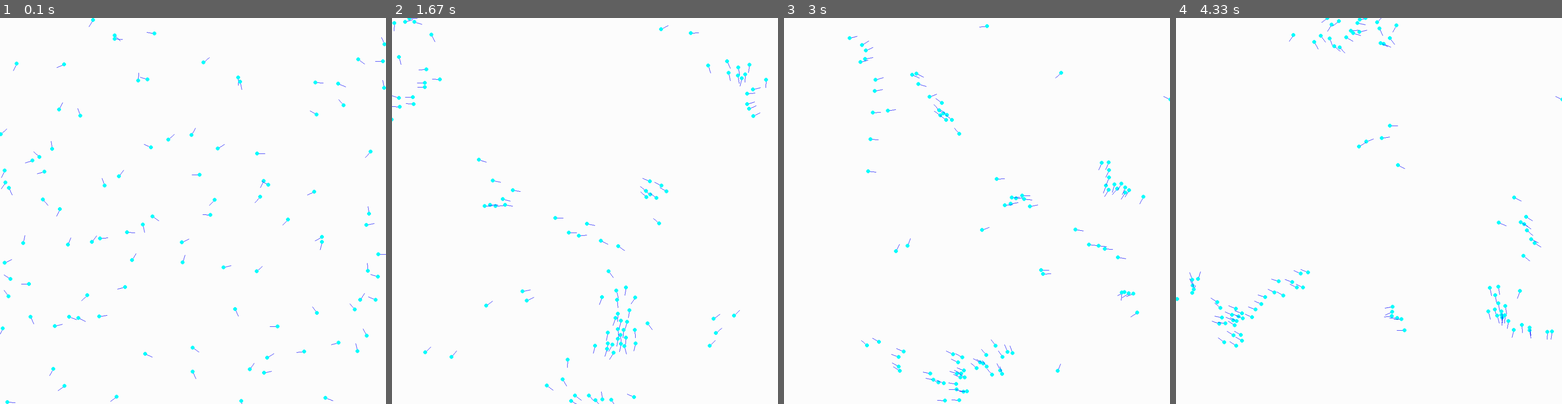
Above: before the commit, frames 1-4 (left to right).
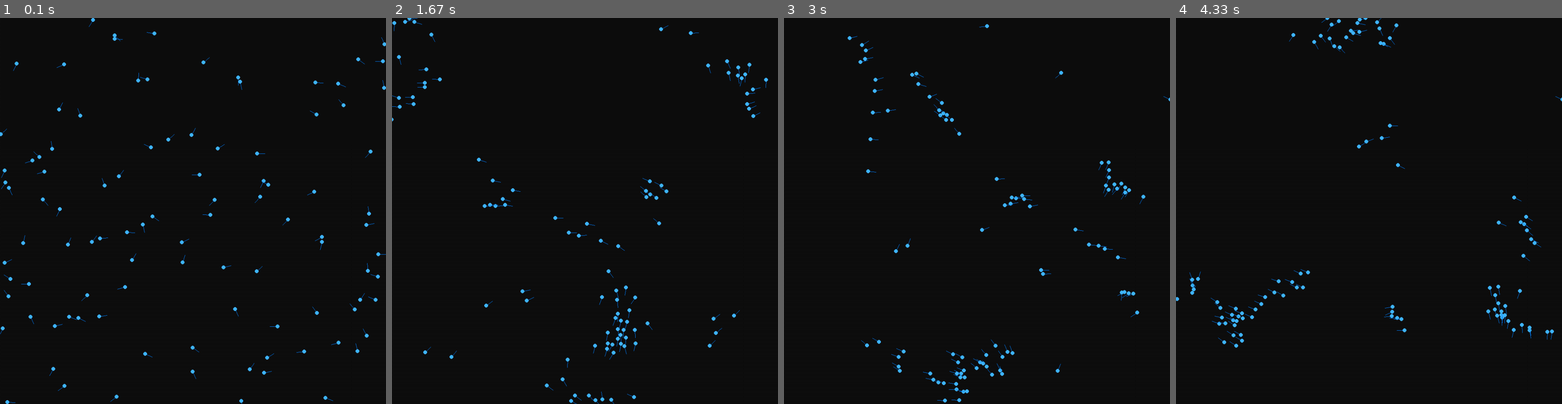
Above: after the commit, the same moments.

Repository: JacobHutch/Sketches
Game: pygame game, started from 2021-01-06-Boids/BoidsTest.py
Same seed, same stepped clock (60 frames per second), same inputs: the game is played once before the commit and once after it.
Inputs:
- Up to frame 1 (0.1 s): no input
- Up to frame 2 (1.67 s): no input
- Up to frame 3 (3 s): no input
- Up to frame 4 (4.33 s): no input

The runs differ from the first frame. In frame 1, 100% of the frame differs, in the area x 0-100%, y 0-100%; in frame 2, 100%; in frame 3, 100%; in frame 4, 100%.

Commit message:
Yearly update
+ Added ColorWheel
+ Added Shrimp

Diff:
--- a/2021-01-06-Boids/BoidsTest.py
+++ b/2021-01-06-Boids/BoidsTest.py
@@ -164,13 +164,13 @@
             if not self.running:
                 break
 
-            self.window.fill("white")
+            self.window.fill("#0f0f0f")
 
             #boid update
             self.system.updateBoids()
             for boid in self.system.boids:
-                pygame.draw.line(self.window,(0,0,255),boid.position,((math.cos(math.radians(boid.angle)) * self.system.length) + boid.position[0],(math.sin(math.radians(boid.angle)) * self.system.length) + boid.position[1]))
-                pygame.draw.circle(self.window,(0,255,255),boid.position,5)
+                pygame.draw.line(self.window,(0,127,255),boid.position,((math.cos(math.radians(boid.angle)) * self.system.length) + boid.position[0],(math.sin(math.radians(boid.angle)) * self.system.length) + boid.position[1]))
+                pygame.draw.circle(self.window,(64,183,255),boid.position,5)
             pygame.display.flip()
             self.clock.tick(self.tick)
 
--- /dev/null
+++ b/2023-03-02-ColorWheel/Main.py
@@ -0,0 +1,118 @@
+import pygame, math
+
+class App:
+    def __init__(self,title,winSize,baseColor,colorCount):
+        self.title = title
+        self.winSize = winSize
+        self.winX = winSize[0]
+        self.winY = winSize[1]
+        self.baseColor = baseColor
+        self.colorCount = colorCount
+
+        self.xHalf = self.winSize[0] // 2
+        self.yHalf = self.winSize[1] // 2
+        self.center = (self.xHalf,self.yHalf)
+        self.maxRadius = 300
+        self.arcLen = 2 * math.pi / self.colorCount
+        self.arcOffset = -(math.pi / 2)
+
+        self.colors = self.calculateColors()
+        self.circles = self.genCircles()
+        self.startPygame()
+
+
+
+    def calculateColors(self):
+        colors = []
+        colors.append(self.baseColor)
+
+        r,g,b = self.baseColor
+        luminosity = max(r,g,b)
+        self.saturation = (max(r,g,b) - min(r,g,b))/255
+        self.radius = self.maxRadius * self.saturation
+
+        for i in range(1,self.colorCount):
+            pass
+        return colors
+
+
+
+    def rgbToHue(self,color):
+        hue = 0.0
+        rf = color[0] / 255
+        gf = color[1] / 255
+        bf = color[2] / 255
+
+        maxC = max(rf,gf,bf)
+
+        return hue
+
+
+
+    def hueToRgb(self,hue):
+        color = (0,0,0)
+        return color
+
+
+
+    def genCircles(self):
+        circles = []
+        for i in range(0,self.colorCount):
+            x = self.radius * math.cos((self.arcLen * i) + self.arcOffset)
+            y = self.radius * math.sin((self.arcLen * i) + self.arcOffset)
+
+            x += self.xHalf
+            y += self.yHalf
+
+            circles.append((x,y))
+        return circles
+
+
+
+    def clamp(self,num,mn,mx):
+        test = min(mx,max(mn,num))
+        return test
+
+
+
+    def startPygame(self):
+        self.window = pygame.display.set_mode(self.winSize)
+        pygame.display.set_caption(self.title)
+        self.running = True
+        self.clock = pygame.time.Clock()
+
+        pygame.init()
+        self.mainloop()
+
+
+
+    def mainloop(self):
+        while self.running:
+            #keyboard processing
+            keys = pygame.key.get_pressed()
+            if keys[pygame.K_q]:
+                pygame.event.post(pygame.event.Event(pygame.QUIT))
+
+            #event processing
+            for event in pygame.event.get():
+                if event.type == pygame.QUIT:
+                    pygame.quit()
+                    self.running = False
+
+            if not self.running:
+                break
+
+            self.window.fill((192,192,192))
+
+            for i in range(self.colorCount):
+                pygame.draw.circle(self.window,(0,0,0),self.circles[i],30)
+
+            pygame.display.flip()
+            self.clock.tick(60)
+
+
+
+
+
+kopts = {"title":"Colors","winSize":(1500,800),"baseColor":(0,255,255),"colorCount":7}
+app = App(**kopts)
--- /dev/null
+++ b/2023-12-26-Shrimp/shrimp.py
@@ -0,0 +1,321 @@
+import math,random
+
+
+
+COLOR_DICT = {0:"pink",1:"red",2:"orange",3:"yellow",4:"green",5:"blue",6:"purple"}
+
+
+
+def clamp(val,mn,mx):
+    return min(max(val,mn),mx)
+
+
+
+
+
+class Card():
+    def __init__(self,colors):
+        self.colors = colors
+        self.color = self.colors[0]
+        self.uColors = self.colors[1:]
+        random.shuffle(self.colors)
+
+
+
+    def print(self):
+        for c in self.colors:
+            print(COLOR_DICT[c]+" ", end="")
+        print()
+
+
+
+    def printShort(self):
+        print(COLOR_DICT[self.color])
+
+
+
+
+
+class Player():
+    def __init__(self,pid,ai,hand,players,victoryCount,playerMap):
+        self.pid = pid
+        self.ai = ai
+        self.hand = hand
+        self.scoreCount = 0
+        self.victory = False
+        self.players = players
+        self.victoryCount = victoryCount
+        self.playerMap = playerMap
+
+
+
+    def print(self):
+        print("player "+str(self.pid)+", score: "+str(self.scoreCount))
+        for c in self.hand:
+            c.printShort()
+        if len(self.hand) == 0:
+            print("no cards")
+        print()
+
+
+
+    def scanHand(self,color):
+        count = 0
+        for c in self.hand:
+            if c.color == color:
+                count += 1
+        return count
+
+
+
+    def turn(self,top):
+        if self.ai:
+            self.aiTurn(top)
+        else:
+            self.pTurn(top)
+
+
+
+    def aiTurn(self,top):
+        c = self.getChoice(top)
+        if c[0] == 0:
+            self.scoreTurn(top)
+        else:
+            self.aiStealTurn(top,c[1])
+
+
+
+    def getChoice(self,top):
+        data = self.gatherData(top)
+
+        return [0]
+
+
+
+    def gatherData(self,top):
+        data = []
+        scoreData = []
+        prob = 0
+        for c in top.colors:
+            if c in [t.color for t in self.hand]:
+                scoreData.append(self.scanHand(c)+1)
+                prob += 1
+            else:
+                scoreData.append(0)
+        scoreData.append(prob/3)
+        data.append(scoreData)
+
+        for p in self.players:
+            if p == self:
+                continue
+            stealData = [p.pid]
+            prob = 0
+            for c in top.colors:
+                if c in [t.color for t in p.hand]:
+                    stealData.append(p.scanHand(c)+1)
+                    prob += 1
+                else:
+                    stealData.append(0)
+            stealData.append(prob/3)
+            data.append(stealData)
+        return data
+
+
+
+    def pTurn(self,top):
+        while True:
+            choice = input("score (1) or steal (2): ")
+            try:
+                choice = int(choice)
+            except:
+                print("bad input, try again")
+                continue
+
+            if choice == 1:
+                self.scoreTurn(top)
+                break
+            if choice == 2:
+                self.pStealTurn(top)
+                break
+            else:
+                print("bad input, try again")
+
+
+
+    def scoreTurn(self,top):
+        print("player "+str(self.pid)+" attempts to score")
+        print("top card is: "+COLOR_DICT[top.color])
+        print()
+        if self.scanHand(top.color) > 0:
+            print("player "+str(self.pid)+" scores "+str(self.scanHand(top.color)+1)+" points! "+str(self.scoreCount)+" -> "+str(self.scoreCount+self.scanHand(top.color)+1))
+            self.scoreCount += self.scanHand(top.color)+1
+            newHand = []
+            for c in self.hand:
+                if c.color != top.color:
+                    newHand.append(c)
+            self.hand = newHand
+            if self.scoreCount >= self.victoryCount:
+                self.victory = True
+        else:
+            print("player "+str(self.pid)+" fails to score")
+            self.hand.append(top)
+
+
+
+    def aiStealTurn(self,top,choice):
+        print("player "+str(self.pid)+" attempts to steal from player "+str(self.players[choice].pid))
+        print("top card is: "+COLOR_DICT[top.color])
+        print()
+        if self.players[choice].scanHand(top.color) > 0:
+            print("player "+str(self.pid)+" successfully steals from player "+str(self.players[choice].pid)+"!")
+            for c in self.players[choice].hand:
+                if c.color == top.color:
+                    self.hand.append(c)
+            self.hand.append(top)
+            newHand = []
+            for c in self.players[choice].hand:
+                if c.color != top.color:
+                    newHand.append(c)
+            self.players[choice].hand = newHand
+        else:
+            print("player "+str(self.pid)+" fails to steal from player "+str(self.players[choice].pid))
+            self.players[choice].hand.append(top)
+
+
+    def pStealTurn(self,top):
+        while True:
+            choice = input("player to steal from (#): ")
+            try:
+                choice = int(choice)
+                self.players[choice]
+            except:
+                print("bad input, try again")
+                continue
+
+            if choice == 0:
+                print("bad input, try again")
+                continue
+            else:
+                self.aiStealTurn(top,choice)
+                break
+
+
+
+
+
+class Game():
+    def __init__(self):
+        pass
+
+
+
+    def print(self):
+        for i in range(40):
+            print("=",end="")
+        print()
+        print("round: "+str(self.roundCounter)+", player turn: "+str(self.playerTurn))
+        print()
+        for i in self.playerMap:
+            self.players[i].print()
+        print("top card:")
+        self.deck[-1].print()
+        print()
+
+
+
+    def start(self,count,playerCount,pauses):
+        self.deck = []
+        self.players = []
+        self.playerMap = {}
+        order = []
+        count = clamp(count,2,6)
+        for p in range(count):
+            order.append(p)
+        random.shuffle(order)
+        print("turn order: ",end="")
+        for p in range(count):
+            print(str(order[p])+" ",end="")
+            self.playerMap[order[p]] = p
+        print()
+
+        for i in range(7):
+            for j in range(7):
+                if j == i:
+                    continue
+                for k in range(j+1,7):
+                    if k == i:
+                        continue
+                    self.deck.append(Card([i,j,k]))
+
+        random.shuffle(self.deck)
+
+        if count == 2:
+            victoryCount = 15
+        else:
+            victoryCount = 10
+        for i in range(count):
+            self.players.append(Player(i,True,[self.deck.pop() for x in range(4)],self.players,victoryCount,self.playerMap))
+
+        for i in range(playerCount):
+            self.players[i].ai = False
+
+        self.loop(pauses)
+        while True:
+            input()
+
+
+
+    def loop(self,pauses):
+        self.roundCounter = 1
+        while True:
+            self.playerTurn = 0
+            for i in self.playerMap:
+                if len(self.deck) == 0:
+                    print("deck is empty")
+                    slist = []
+                    top = -1
+                    for p in self.players:
+                        if p.scoreCount > top:
+                            top = p.scoreCount
+                            slist = []
+                            slist.append(p)
+                        elif p.scoreCount == top:
+                            slist.append(p)
+                    if len(slist) > 1:
+                        clist = []
+                        top = -1
+                        for p in slist:
+                            if len(p.hand) > top:
+                                top = len(p.hand)
+                                clist = []
+                                clist.append(p)
+                            elif len(p.hand) == top:
+                                clist.append(p)
+                        if len(clist) > 1:
+                            print("tie between players: ",end="")
+                            for p in clist:
+                                print(str(p.pid)+" ",end="")
+                            return
+                        else:
+                           print("player "+str(clist[0].pid)+" victory!")
+                           return
+                    else:
+                        print("player "+str(slist[0].pid)+" victory!")
+                        return
+                p = self.players[i]
+                self.playerTurn = p.pid
+                self.print()
+                p.turn(self.deck.pop())
+                if p.victory:
+                    print("player "+str(p.pid)+" victory!")
+                    return
+                if pauses:
+                    input()
+            self.roundCounter += 1
+
+
+
+
+
+game = Game()
+game.start(4,0,False)
